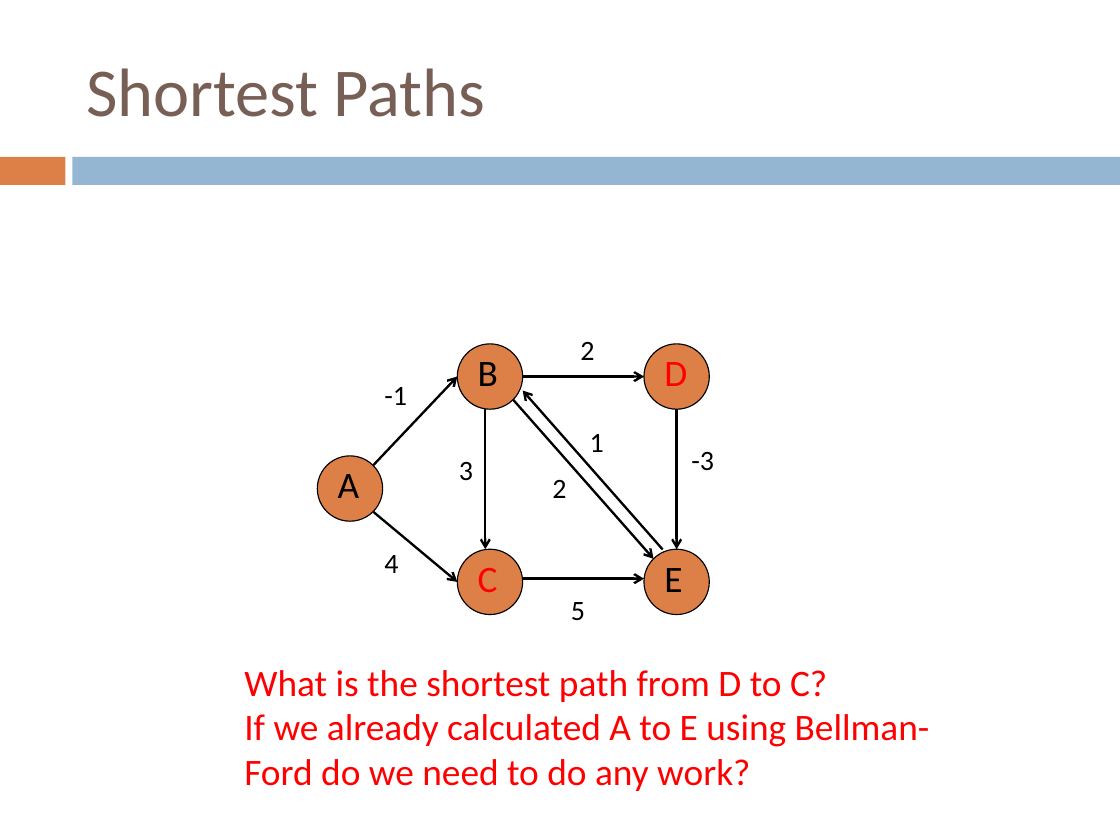
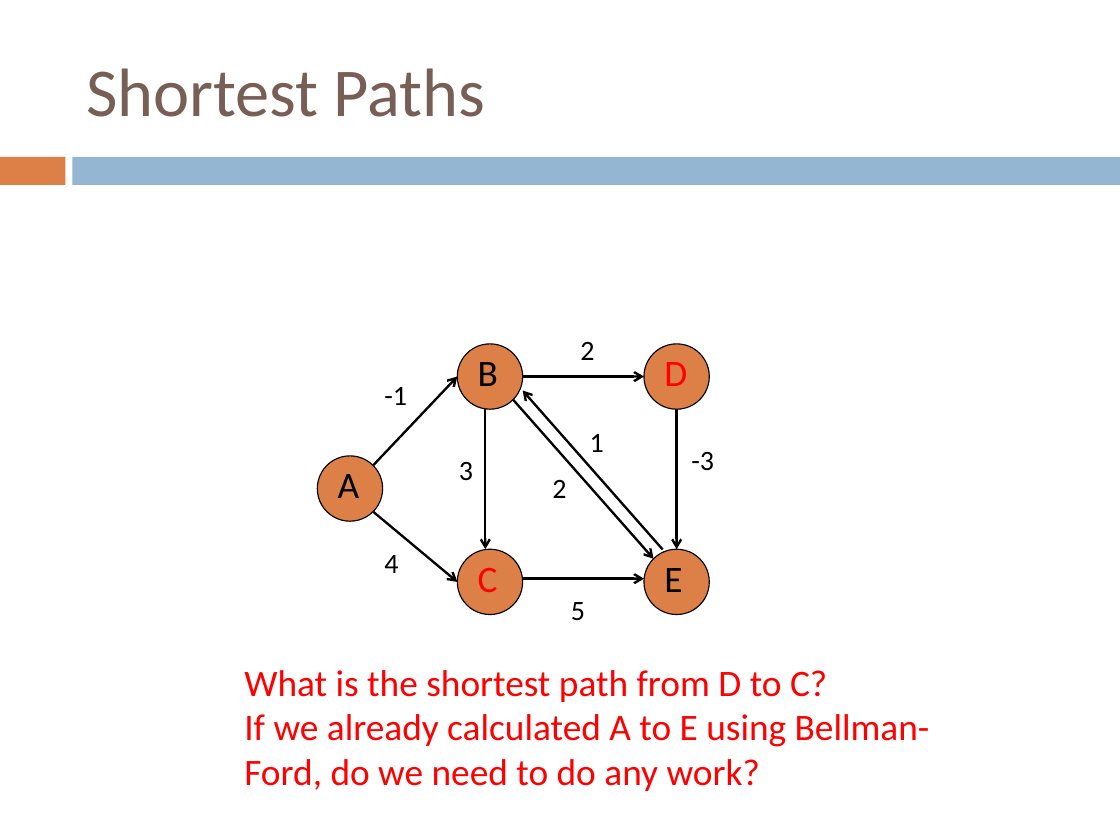
Before and after one commit to Collins-kariuk/Algorithms, a slide deck: slide 101 of Lectures/Lecture 19_Shortest Paths.pptx. Drawn at 1120x840 pixels with LibreOffice and Linux fonts; fonts in the diff are those of the drawing. Boxes give left, top, right and bottom in pixels: in the first picture for what was removed or moved away, otherwise in the second. Text is boxed around its words. In the diff, an @@ line names an element or a change of style, - is before the commit and + after.

Commit message:
Review Lecture 19_Shortest Paths

```diff
--- a/Lectures/Lecture 19_Shortest Paths.pptx
+++ b/Lectures/Lecture 19_Shortest Paths.pptx
@@ text at (x1=244, y1=714, x2=930, y2=791): text changed @@
-If we already calculated A to E using Bellman-Ford do we need to do any work?
+If we already calculated A to E using Bellman-Ford, do we need to do any work?
```
Also in this commit, not shown: 8 other slides changed.
